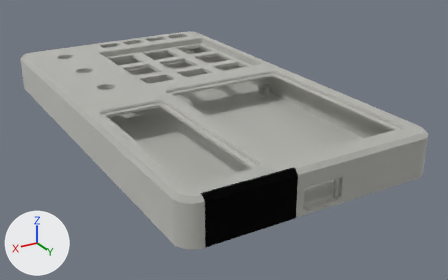
The glTF model cad/exports/print/assembly.glb, before and after one commit.
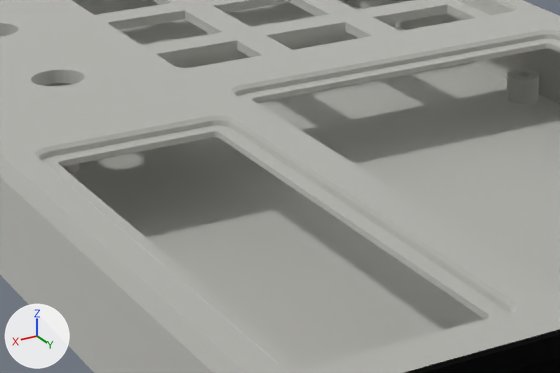
The first picture shows the older version from a camera (50 mm lens) standing at (0.1595, 0.3006, 0.0884) and looking at (0.0368, 0.0961, -0.0138). The close-ups show the older and then the newer version on the part from 19% to 62% of the width and 22% to 67% of the height of that picture. Only the edits that show in the close-ups are written down. Arrows for +X, +Y and +Z are at lower left; the lights stay in place. Where no turn or scale is listed for an object, it has been applied to the vertices. Vertices at exactly the same position are counted once.

Script lines for the objects in view, before the commit:
```python
me_obs_case_insert_print = bpy.data.meshes.new('OBS-CASE-INSERT-PRINT')
me_obs_case_insert_print.from_pydata(...)  # 19 vertices, 34 faces; spans x 0.056..0.092, y 0.1617..0.1706, z -0.0081..0.008
me_obs_case_insert_print.materials.append(mat_mat_1)  # black #151515
me_obs_case_plate_print = bpy.data.meshes.new('OBS-CASE-PLATE-PRINT')
me_obs_case_plate_print.from_pydata(...)  # 5188 vertices, 10404 faces; spans x -0.003..0.094, y -0.003..0.171, z -0.008..-0.002
me_obs_case_plate_print.materials.append(mat_mat_0)  # light grey #d8d8d4
me_obs_case_shell_print = bpy.data.meshes.new('OBS-CASE-SHELL-PRINT')
me_obs_case_shell_print.from_pydata(...)  # 5679 vertices, 11426 faces; spans x -0.003..0.094, y -0.003..0.171, z -0.006..0.008
me_obs_case_shell_print.materials.append(mat_mat_0)  # light grey #d8d8d4
ob_obs_case_insert_print = bpy.data.objects.new('OBS-CASE-INSERT-PRINT', me_obs_case_insert_print)
ob_obs_case_insert_print.location = (0.0, 0.0, 0.0)
ob_obs_case_plate_print = bpy.data.objects.new('OBS-CASE-PLATE-PRINT', me_obs_case_plate_print)
ob_obs_case_plate_print.location = (0.0, 0.0, 0.0)
ob_obs_case_shell_print = bpy.data.objects.new('OBS-CASE-SHELL-PRINT', me_obs_case_shell_print)
ob_obs_case_shell_print.location = (0.0, 0.0, 0.0)
```
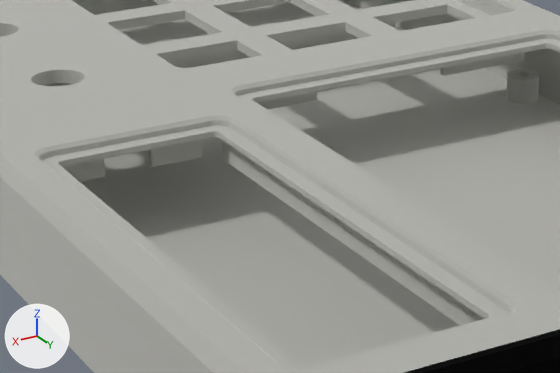
Diff of the bpy script that builds the scene:
```diff
--- a/cad/exports/print/assembly.glb.py
+++ b/cad/exports/print/assembly.glb.py
@@ me_obs_case_shell_print @@
 # used by ob_obs_case_shell_print; location = (0.0, 0.0, 0.0)
-me_obs_case_shell_print.from_pydata(...)  # 5679 vertices, 11426 faces; spans x -0.003..0.094, y -0.003..0.171, z -0.006..0.008
+me_obs_case_shell_print.from_pydata(...)  # 5751 vertices, 11570 faces; spans x -0.003..0.094, y -0.003..0.171, z -0.006..0.008
+# me_obs_case_shell_print part 1: 72 vertices added at x 0.002..0.089, y 0.078..0.164, z 0.002..0.006
 me_obs_case_shell_print.materials.append(mat_mat_0)
```

Boxes [x1, y1, x2, y2] around the edits, measured in the close-ups (560 x 373 px):
part 1 of me_obs_case_shell_print, added (mostly hidden)
    after: [63, 48, 560, 325]
